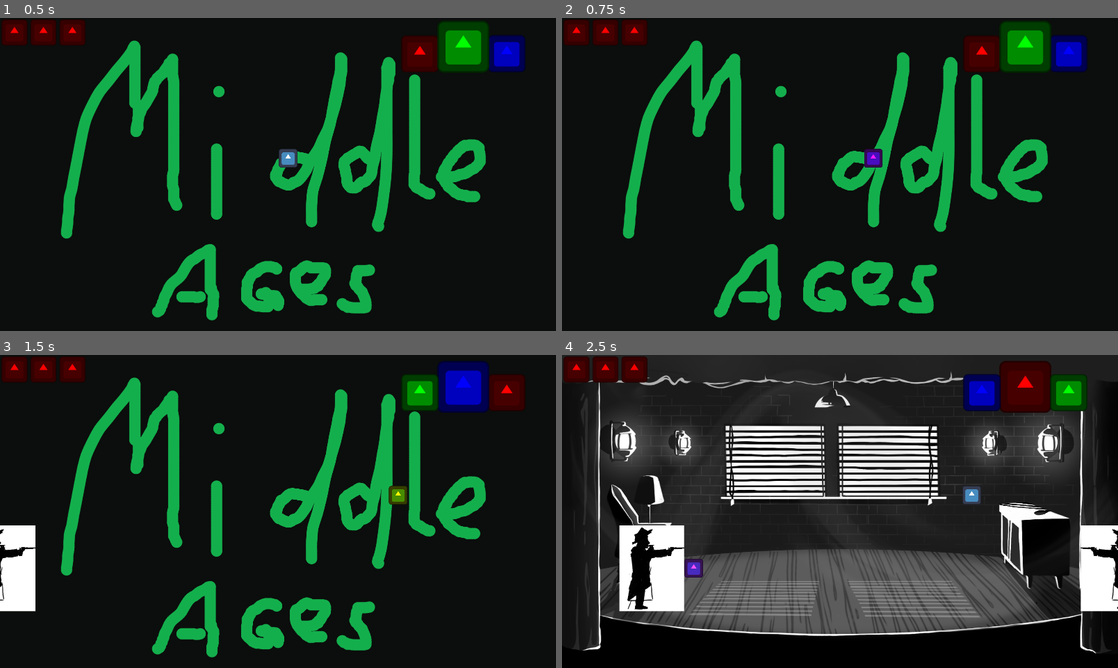
Above: before the commit, frames 1-4 (two rows, left to right).
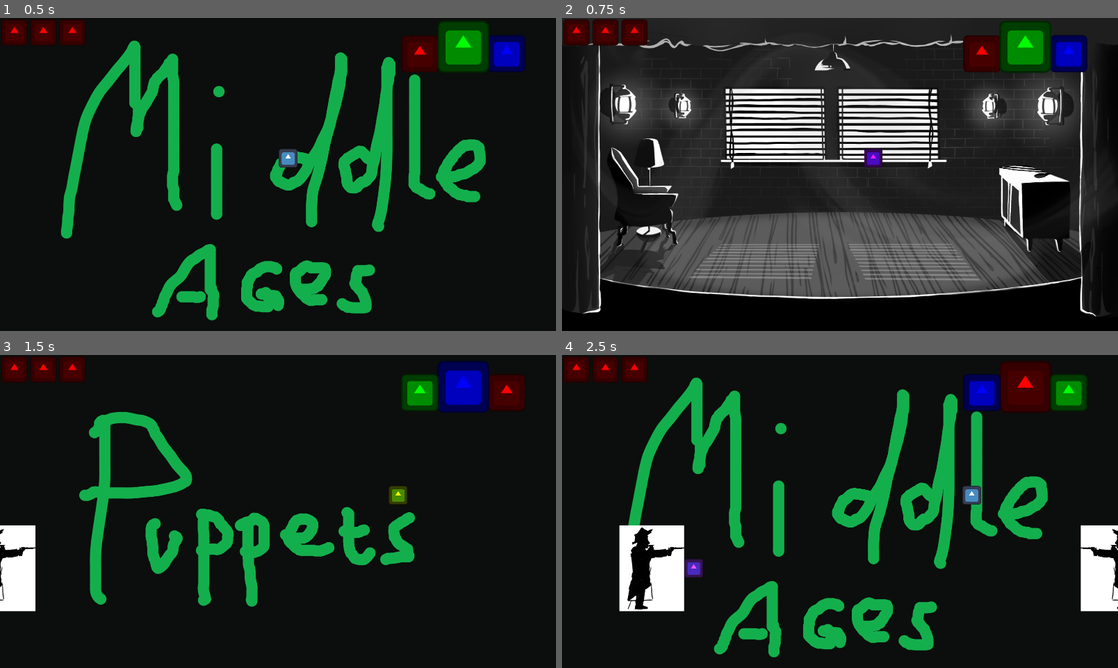
Above: after the commit, the same moments.

Repository: godzilla5hrimp/TheaterJumpShootMan
Game: Godot game, scene res://scenes/main.tscn
Same seed, same stepped clock (60 frames per second), same inputs: the game is played once before the commit and once after it. The engine's default icon, where the game draws it, is replaced by a stand-in: a white triangle on a blue panel in a dark square.
Inputs:
- Up to frame 1 (0.5 s): no input
- Up to frame 2 (0.75 s): tap Enter at 0.5 s; hold Right (moveRight) from 0.53 s (still down); tap E (change_mask_next) at 0.6 s
- Up to frame 3 (1.5 s): keep holding Right (moveRight); tap X (SwapMaskForward) at 0.77 s; tap Q (change_mask_previous) at 0.8, 1.35 s
- Up to frame 4 (2.5 s): tap X (SwapMaskForward) at 1.52 s; tap N (change_noire) at 1.55, 2.1 s; release Right (moveRight) at 2.03 s; hold Left (moveLeft) from 2.03 s (still down); tap E (change_mask_next) at 2.3 s

Frame 1 is identical in both runs. In frame 2, 52% of the frame differs, in the area x 2-97%, y 0-97%; in frame 3, 18%; in frame 4, 49%.

Commit message:
changing masks now changes world

Diff:
--- a/mask-game-jam-game/default_bus_layout.tres
+++ b/mask-game-jam-game/default_bus_layout.tres
@@ -5,11 +5,11 @@
 bus/1/solo = false
 bus/1/mute = false
 bus/1/bypass_fx = false
-bus/1/volume_db = 0.0
+bus/1/volume_db = -11.4623785
 bus/1/send = &"Master"
 bus/2/name = &"Music"
 bus/2/solo = false
 bus/2/mute = false
 bus/2/bypass_fx = false
-bus/2/volume_db = 0.0
+bus/2/volume_db = 1.2582531
 bus/2/send = &"Master"
--- a/mask-game-jam-game/scenes/actor.gd
+++ b/mask-game-jam-game/scenes/actor.gd
@@ -8,6 +8,10 @@
 signal mask_changed(mask_changed)
 var masks = ["block", "attack", "movement"]
 var current_mask = 0
+
+signal puppets
+signal middle_ages
+signal noire
 
 func _ready():
 	#print("masks size: ", masks.size())
@@ -30,15 +34,17 @@
 			$MiddleAgesMask.show()
 			$NoirMask.hide()
 			$PuppetMask.hide()
+			emit_signal("middle_ages")
 		1:
-			$MiddleAgesMask.show()
 			$MiddleAgesMask.hide()
 			$NoirMask.show()
 			$PuppetMask.hide()
+			emit_signal("noire")
 		2:
 			$MiddleAgesMask.hide()
 			$NoirMask.hide()
 			$PuppetMask.show()
+			emit_signal("puppets")
 
 func change_mask_previous ():
 	if (current_mask - 1 < 0):
@@ -64,8 +70,6 @@
 		change_mask_previous()
 		change_mask_texture()
 		mask_changed.emit(masks[current_mask])
-	if Input.is_action_just_pressed("change_noire"):
-		print("NOIRE")
 	if velocity.length() > 0:
 		velocity = velocity.normalized() * speed
 	move_and_slide()
--- a/mask-game-jam-game/scenes/level_manager.gd
+++ b/mask-game-jam-game/scenes/level_manager.gd
@@ -46,6 +46,13 @@
 		get_tree().root.add_child.call_deferred(current_scene)
 		emit_signal("puppets")
 
+func change_level_noire():
+	print("enter noir")
+	current_scene = noire_scene.instantiate()
+	get_tree().root.add_child.call_deferred(current_scene)
+	change_enemy_to_noire()
+	emit_signal("noire")
+
 func delete_level():
 	print("delete level")
 	if get_tree().root.get_node_or_null("MiddleAges"):
@@ -54,3 +61,27 @@
 		get_tree().root.get_node("Noire").queue_free()
 	if get_tree().root.get_node_or_null("Puppets"):
 		get_tree().root.get_node("Puppets").queue_free()
+
+
+func _on_actor_middle_ages() -> void:
+	delete_level()
+	current_scene = middle_ages_scene.instantiate()
+	get_tree().root.add_child.call_deferred(current_scene)
+	change_enemy_to_middle_ages()
+	emit_signal("middle_ages")
+
+
+func _on_actor_noire() -> void:
+	delete_level()
+	print("eneter noir")
+	current_scene = noire_scene.instantiate()
+	get_tree().root.add_child.call_deferred(current_scene)
+	change_enemy_to_noire()
+	emit_signal("noire")
+
+
+func _on_actor_puppets() -> void:
+	delete_level()
+	current_scene = puppet_scene.instantiate()
+	get_tree().root.add_child.call_deferred(current_scene)
+	emit_signal("puppets")
--- a/mask-game-jam-game/scenes/main.tscn
+++ b/mask-game-jam-game/scenes/main.tscn
@@ -33,6 +33,9 @@
 
 [connection signal="hit" from="Actor" to="Control" method="_on_actor_hit"]
 [connection signal="mask_changed" from="Actor" to="." method="_on_actor_mask_changed"]
+[connection signal="middle_ages" from="Actor" to="LevelManager" method="_on_actor_middle_ages"]
+[connection signal="noire" from="Actor" to="LevelManager" method="_on_actor_noire"]
+[connection signal="puppets" from="Actor" to="LevelManager" method="_on_actor_puppets"]
 [connection signal="middle_ages" from="LevelManager" to="." method="_on_level_manager_middle_ages"]
 [connection signal="noire" from="LevelManager" to="." method="_on_level_manager_noire"]
 [connection signal="puppets" from="LevelManager" to="." method="_on_level_manager_puppets"]
--- a/mask-game-jam-game/scenes/music_manager.tscn
+++ b/mask-game-jam-game/scenes/music_manager.tscn
@@ -13,6 +13,8 @@
 
 [node name="EnemyBullet" type="AudioStreamPlayer2D" parent="." unique_id=238552765]
 stream = ExtResource("2_hetdf")
+bus = &"SoundEffects"
 
 [node name="EnemyMelee" type="AudioStreamPlayer2D" parent="." unique_id=541879536]
 stream = ExtResource("3_jd6i5")
+bus = &"SoundEffects"
